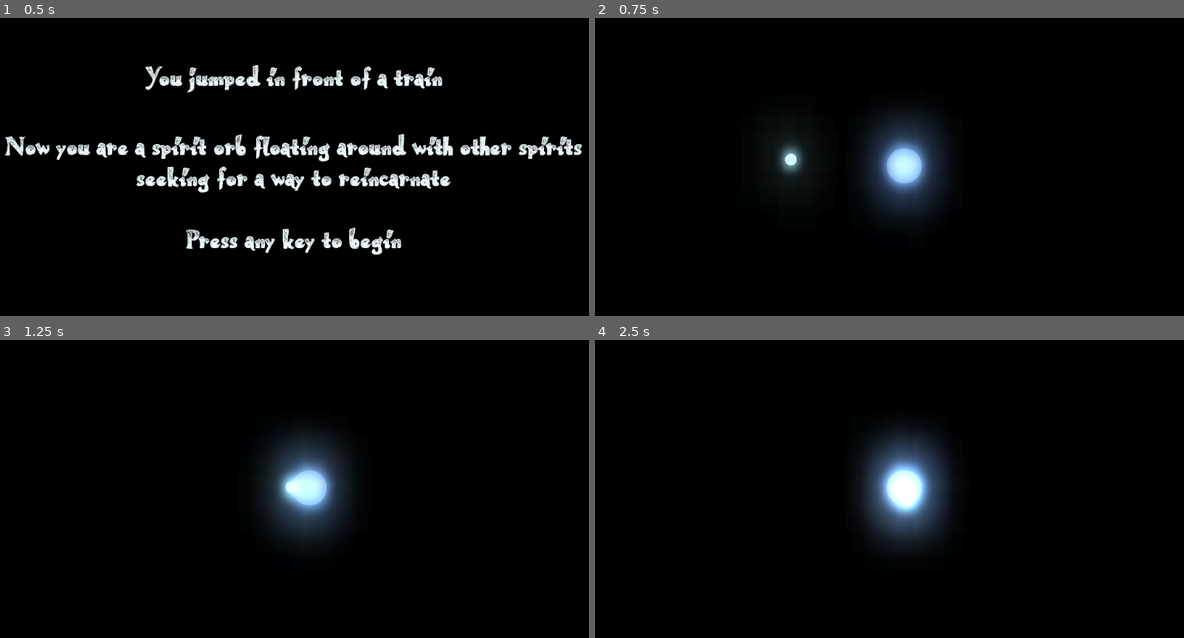
Above: before the commit, frames 1-4 (two rows, left to right).
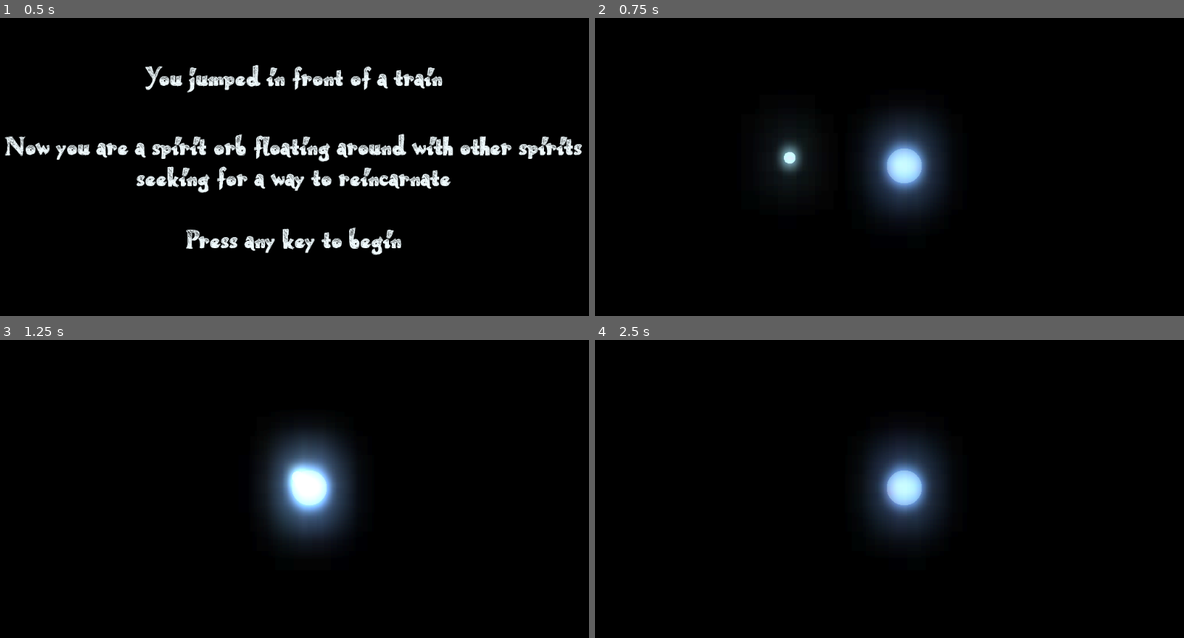
Above: after the commit, the same moments.

Repository: matheusfillipe/Unborn
Game: Godot game, scene res://scenes/Intro.tscn
The game is run twice, just before and just after one commit, with the same random seed, the same clock (stepped at 60 frames per second) and the same inputs.
Inputs (mouse positions are in pixels of both pictures, inside the frame that each line leads up to):
- Up to frame 1 (0.5 s): no input
- Up to frame 2 (0.75 s): tap Enter at 0.5 s; move the mouse to (1019, 172) at 0.52 s; press the mouse at (1019, 172) at 0.53 s; hold Right (ui_right) from 0.53 s (still down)
- Up to frame 3 (1.25 s): keep holding Right (ui_right)
- Up to frame 4 (2.5 s): move the mouse to (771, 530) at 1.27 s; release Right (ui_right) at 1.28 s; release the mouse at (771, 530) at 1.28 s; hold Down (ui_down) 1.28-2.03 s; click (771, 530) at 1.35 s; move the mouse to (948, 435) at 2.02 s; press the mouse at (948, 435) at 2.03 s; hold Right (ui_right) from 2.03 s (still down)

Frame 1 is identical in both runs. In frame 2, less than 0.1% of the frame differs, in the area x 31-35%, y 42-52%; in frame 3, 2.4%; in frame 4, 2.9%, in the area x 46-60%, y 35-67%.

Commit message:
Player shake

Diff:
--- a/scenes/orb.tscn
+++ b/scenes/orb.tscn
@@ -41,6 +41,7 @@
 [node name="Area2D" type="Area2D" parent="."]
 
 [node name="CollisionShape2D" type="CollisionShape2D" parent="Area2D"]
+visible = false
 shape = SubResource( 2 )
 
 [connection signal="body_entered" from="Area2D" to="." method="_on_Area2D_body_entered"]
--- a/scripts/Player.gd
+++ b/scripts/Player.gd
@@ -10,18 +10,45 @@
 	COLOR.RED
 	]
 
+enum {
+	CONTROL
+	IDLE
+	}
+
 export (int) var max_speed = 400
 export (int) var acceleration = 800
 export (int) var friction = 800
+export (int) var noise_amplitude = 2
+export (float, 0, 5) var noise_speed = 10
 
 var velocity = Vector2()
 var target = Vector2()
 var has_target = false
+var state = IDLE setget set_state
+
+onready var rest_position = global_position
+
+
+# Moves to a certain target. Use stop to stop.
+func go_to(p_target: Vector2):
+		target = p_target
+		has_target = true
+
+
+func set_state(new_state):
+	match new_state:
+		IDLE:
+			rest_position = global_position
+	state = new_state
+
+func stop():
+	has_target = false
 
 func _input(event):
+	# Mouse click / tap control
 	if event.is_action_pressed("click"):
-		target = get_global_mouse_position()
-		has_target = true
+		go_to(get_global_mouse_position())
+		self.state = CONTROL
 
 func get_input():
 	var input = Vector2.ZERO
@@ -31,28 +58,53 @@
 	input = input.normalized() * max_speed
 	return input
 
-func _physics_process(delta):
-	# TODO add acceleration and friction
-
+func move(delta):
 	var input = Vector2.ZERO
 
-	# Mouse click / tap control
 	if has_target:
 		input = position.direction_to(target)
+
 		# Stop moving before so that can stop in time
 		# S = v_0 - at^2/2
 		var S = position.distance_to(target)
+
 		# Torricelli equation
-		if velocity.length_squared() / (2 * friction) > S - get_size():
+		if velocity.length_squared() / (2 * friction) > S - get_size() - noise_amplitude:
 			has_target = false
+			self.state = IDLE
 
 	# Arrow control
-	else:
-		input = get_input()
+	var arrow_input = get_input()
+	if arrow_input.length() > 0:
+		input = arrow_input
+		self.state = CONTROL
+	elif not has_target:
+		self.state = IDLE
 
 	if input != Vector2.ZERO:
 		velocity = velocity.move_toward(input * max_speed, acceleration * delta)
 	else:
 		velocity = velocity.move_toward(Vector2.ZERO, friction * delta)
 
+# Move in random directions with random speeds
+func idle():
+	randomize()
+	var time = OS.get_ticks_msec() / 1000.0
+
+	# directions
+	var t = Vector2(cos(time * noise_speed), sin(time * noise_speed))
+
+	# Random length
+	var l = randi() % noise_amplitude + noise_amplitude
+	go_to(rest_position + t * l)
+
+
+func _physics_process(delta):
+	match state:
+		CONTROL:
+			pass
+		IDLE:
+			idle()
+
+	move(delta)
 	velocity = move_and_slide(velocity)
--- a/scripts/orb.gd
+++ b/scripts/orb.gd
@@ -1,7 +1,4 @@
 extends KinematicBody2D
-
-
-
 
 class OrbColor:
 	var shader1: Color
